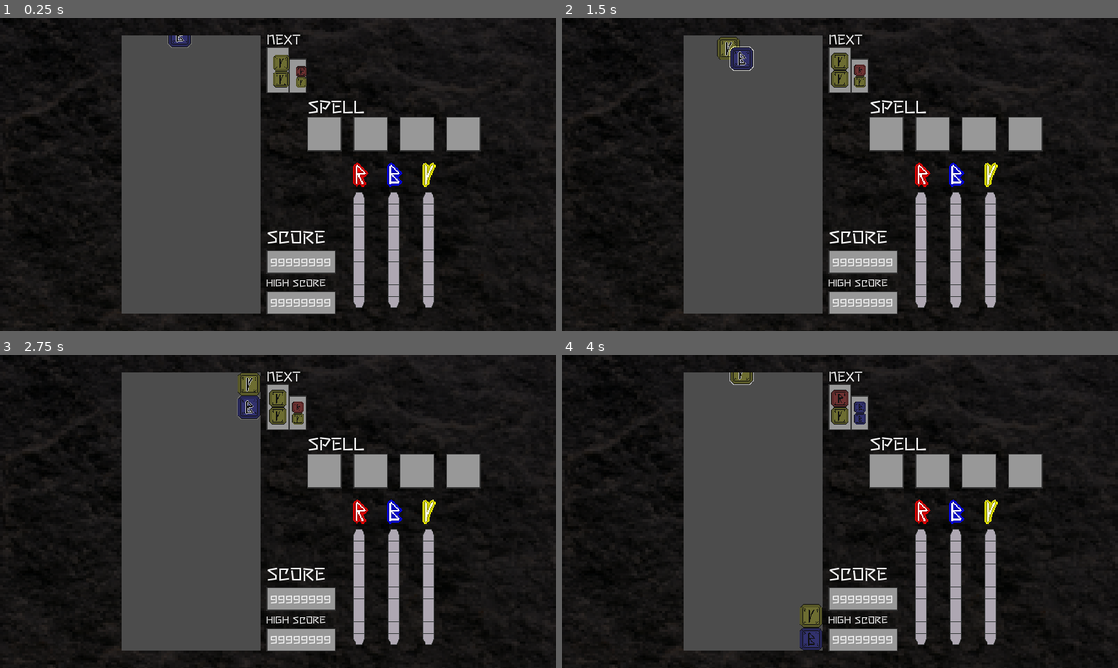
Above: before the commit, frames 1-4 (two rows, left to right).
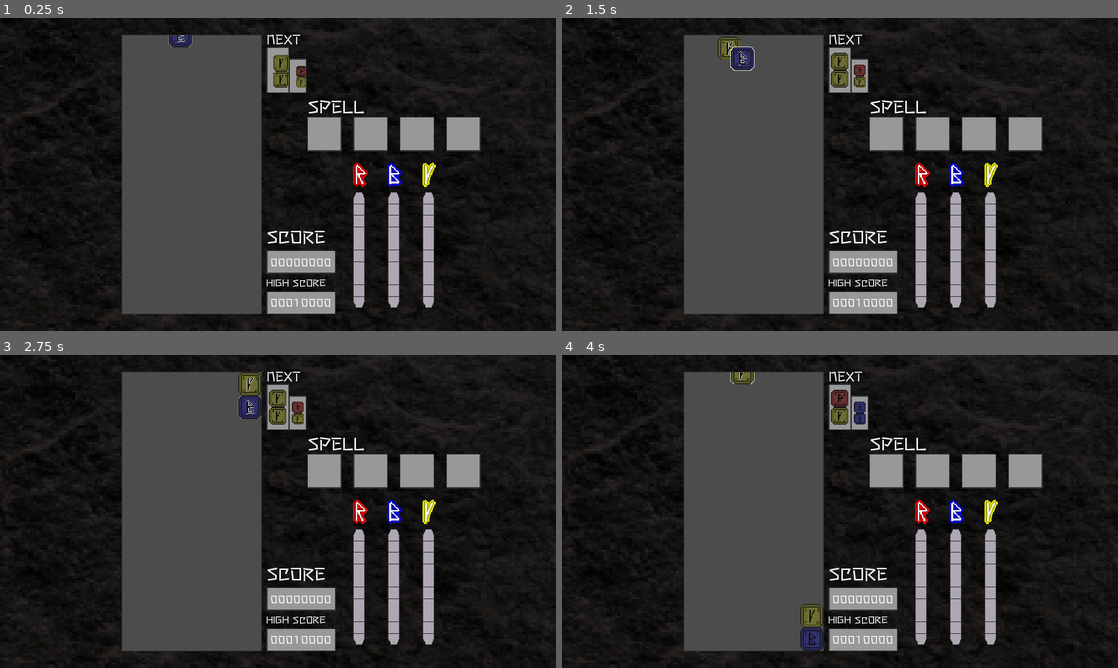
Above: after the commit, the same moments.

Repository: dreamblader/rune_ruckus
Game: Godot game, scene res://game_scene.tscn
Two runs of this game, one before a commit and one after it. Both use one fixed random seed, a clock stepped at 60 frames per second and the inputs below.
Inputs:
- Up to frame 1 (0.25 s): no input
- Up to frame 2 (1.5 s): tap Enter (ui_accept) at 0.5, 0.77 s; hold Right (ui_right) 0.53-1.28 s; hold S (drop) 0.53-1.28 s; hold Down (ui_down) from 1.28 s (still down); tap A (rotate_l) at 1.35 s
- Up to frame 3 (2.75 s): tap Enter (ui_accept) at 1.52, 2 s; release Down (ui_down) at 2.03 s; hold Right (ui_right) from 2.03 s (still down); hold D (rotate_r) from 2.03 s (still down)
- Up to frame 4 (4 s): release D (rotate_r) at 2.78 s; tap S (drop) at 2.85 s; tap Enter (ui_accept) at 3.02, 3.77 s; release Right (ui_right) at 3.53 s; hold Left (ui_left) from 3.53 s (still down); hold A (rotate_l) from 3.53 s (still down)

The runs differ from the first frame. In frame 1, 0.6% of the frame differs, in the area x 21-60%, y 5-95%; in frame 2, 0.8%; in frame 3, 0.8%; in frame 4, 0.8%.

Commit message:
added lock sprites score is now showing temp and computing

Diff:
--- a/game_scene.tscn
+++ b/game_scene.tscn
@@ -10,6 +10,14 @@
 background_mode = 4
 glow_enabled = true
 glow_hdr_threshold = 1.5
+
+[sub_resource type="StyleBoxFlat" id=2]
+bg_color = Color( 0, 0, 0, 0 )
+border_width_left = 3
+border_width_top = 3
+border_width_right = 3
+border_width_bottom = 3
+border_color = Color( 0.2, 0.2, 0.2, 1 )
 
 [node name="Game" type="Control"]
 pause_mode = 2
@@ -52,23 +60,25 @@
 margin_right = 480.0
 margin_bottom = 1080.0
 
-[node name="ViewportContainer" type="ViewportContainer" parent="Content/MidContainer/Control"]
-anchor_left = 0.5
-anchor_top = 0.5
-anchor_right = 0.5
-anchor_bottom = 0.5
-margin_left = -240.0
-margin_top = -480.0
-margin_right = 240.0
-margin_bottom = 480.0
+[node name="ViewPortBorder" type="PanelContainer" parent="Content/MidContainer/Control"]
+margin_top = 57.0
+margin_right = 486.0
+margin_bottom = 1023.0
+custom_styles/panel = SubResource( 2 )
+
+[node name="ViewportContainer" type="ViewportContainer" parent="Content/MidContainer/Control/ViewPortBorder"]
+margin_left = 3.0
+margin_top = 3.0
+margin_right = 483.0
+margin_bottom = 963.0
 rect_min_size = Vector2( 480, 960 )
 
-[node name="Viewport" type="Viewport" parent="Content/MidContainer/Control/ViewportContainer"]
+[node name="Viewport" type="Viewport" parent="Content/MidContainer/Control/ViewPortBorder/ViewportContainer"]
 size = Vector2( 480, 960 )
 handle_input_locally = false
 render_target_update_mode = 3
 
-[node name="Board" parent="Content/MidContainer/Control/ViewportContainer/Viewport" instance=ExtResource( 1 )]
+[node name="Board" parent="Content/MidContainer/Control/ViewPortBorder/ViewportContainer/Viewport" instance=ExtResource( 1 )]
 
 [node name="RightContainer" type="MarginContainer" parent="Content"]
 margin_left = 900.0
@@ -82,7 +92,8 @@
 
 [node name="DataContent" parent="Content/RightContainer" instance=ExtResource( 2 )]
 
-[connection signal="emit_chain" from="Content/MidContainer/Control/ViewportContainer/Viewport/Board" to="." method="_on_Board_emit_chain"]
-[connection signal="emit_orb" from="Content/MidContainer/Control/ViewportContainer/Viewport/Board" to="." method="_on_Board_emit_orb"]
-[connection signal="emit_preview_runes" from="Content/MidContainer/Control/ViewportContainer/Viewport/Board" to="." method="_on_Board_emit_preview_runes"]
-[connection signal="emit_score" from="Content/MidContainer/Control/ViewportContainer/Viewport/Board" to="." method="_on_Board_emit_score"]
+[connection signal="emit_chain" from="Content/MidContainer/Control/ViewPortBorder/ViewportContainer/Viewport/Board" to="." method="_on_Board_emit_chain"]
+[connection signal="emit_orb" from="Content/MidContainer/Control/ViewPortBorder/ViewportContainer/Viewport/Board" to="." method="_on_Board_emit_orb"]
+[connection signal="emit_preview_runes" from="Content/MidContainer/Control/ViewPortBorder/ViewportContainer/Viewport/Board" to="." method="_on_Board_emit_preview_runes"]
+[connection signal="emit_score" from="Content/MidContainer/Control/ViewPortBorder/ViewportContainer/Viewport/Board" to="." method="_on_Board_emit_score"]
+[connection signal="submit_score" from="Content/MidContainer/Control/ViewPortBorder/ViewportContainer/Viewport/Board" to="." method="_on_Board_submit_score"]
--- a/game_script.gd
+++ b/game_script.gd
@@ -3,26 +3,40 @@
 export (PackedScene) var orb_scene
 
 onready var data = $Content/RightContainer/DataContent
-onready var board = $Content/MidContainer/Control/ViewportContainer/Viewport/Board
+onready var board = $Content/MidContainer/Control/ViewPortBorder/ViewportContainer/Viewport/Board
 onready var left_panel = $Content/LeftPadding
 
-var orb_travel_time:float = 0.5
+var orb_travel_time:float = 0.65
+var multiplier: int = 1
+var explode_point: int = 50
+var gravity_point: int = 1 #per 40 pixels traveled
+
+var current_rune_score = 0
+var current_rune_chain = 1
 
 var score:int = 0
 var high_score:int = 10000
 
 # Called when the node enters the scene tree for the first time.
 func _ready() -> void:
-	#TODO GET HIGHSCORE DATA SET SCORE TO 0
-	pass # Replace with function body.
+	score = 0
+	update_score()
+	update_high_score()
 
 
-func get_color_position(to_color: int) -> Vector2:
-	match to_color:
-		Rune.COLOR.RED:
-			return Vector2()
-		_:
-			return Vector2()
+func update_score() -> void:
+	data.set_score(str("%08d" % score))
+	if score > high_score:
+		high_score = score
+		update_high_score()
+
+
+func update_high_score() -> void:
+	data.set_highscore(str("%08d" % high_score))
+
+
+func set_score_temp() -> void:
+	data.set_score(str(current_rune_chain)+" x "+str(current_rune_score))
 
 
 func _on_Board_emit_orb(at_position, to_color) -> void:
@@ -46,11 +60,13 @@
 
 
 func _on_Board_emit_score(value) -> void:
-	pass # Replace with function body.
+	current_rune_score += value * explode_point
+	set_score_temp()
 
 
 func _on_Board_emit_chain(value) -> void:
-	pass # Replace with function body.
+	current_rune_chain = max(1, value)
+	set_score_temp()
 
 
 func _on_Board_emit_preview_runes(preview_runes:Array) -> void:
@@ -58,3 +74,10 @@
 		yield($Content/RightContainer/DataContent, "ready")
 		data = $Content/RightContainer/DataContent
 	data.set_preview(preview_runes)
+
+
+func _on_Board_submit_score() -> void:
+	score += current_rune_chain*current_rune_score
+	current_rune_score = 0
+	current_rune_chain = 0
+	update_score()
--- a/main/board_script.gd
+++ b/main/board_script.gd
@@ -7,6 +7,8 @@
 var GAME_SIZE:Vector2 = Vector2(6.0, 12.0)
 var TICK_MOVE: float = GRID_SIZE.y/2
 var FADE_TIME: float = 0.35
+var COLOR_MULT: int = 6 #increase +1 per extra color (starts at 2 colors)
+var CHAIN_MULT: int = 4
 
 var pause: bool = false
 var on_wait: bool = false
@@ -25,6 +27,7 @@
 signal emit_preview_runes(preview_runes)
 signal emit_score(value)
 signal emit_chain(value)
+signal submit_score()
 
 
 func _input(event: InputEvent) -> void:
@@ -34,7 +37,6 @@
 
 
 func _ready():
-	yield(self, "ready")
 	start()
 
 
@@ -66,30 +68,26 @@
 		check_runes(runes)
 		wait_runes_explode(runes)
 		if continue_chain:
+			emit_signal("emit_chain", chain_count_start+get_color_chain_score())
 			yield(get_tree().create_timer(FADE_TIME+extra_padding_time, false), "timeout")
-			solve(chain_count_start+1)
+			solve(chain_count_start+CHAIN_MULT)
 			return
 	spawn_player()
-	emit_signal("emit_chain", chain_count_start+get_color_chain_score())
 	color_chain.clear()
+	emit_signal("submit_score")
 
 
 func wait_runes_touch_the_ground(runes) -> void:
-	var start_time = OS.get_system_time_msecs()
 	for rune in runes:
 		if rune != null && rune.is_floating:
 			yield(rune, "touch_the_ground")
 	yield(get_tree(), "idle_frame")
-	prints("TIME TO WAIT: ", OS.get_system_time_msecs()-start_time)
 
 
 func check_runes(runes) -> void:
-	var start_time = OS.get_system_time_msecs()
 	for rune in runes:
 		if rune != null:
 			rune.init_chain_check()
-
-	prints("TIME TO CHECK: ", OS.get_system_time_msecs()-start_time)
 
 
 func wait_runes_explode(runes) -> void:
@@ -98,13 +96,16 @@
 		if rune != null:
 			rune.explode()
 			if rune.tween != null:
+				if !color_chain.has(rune.color):
+					color_chain.append(rune.color)
+				emit_signal("emit_score", 1)
 				continue_chain = true
 
 
 func _on_Player_place_runes(insta_position, pivot_rune, side_rune) -> void:
 	put_new_rune(insta_position + pivot_rune.position, pivot_rune)
 	put_new_rune(insta_position + side_rune.position, side_rune)
-	solve(1)
+	solve(0)
 
 
 func put_new_rune(rune_position, old_rune) -> void:
@@ -119,12 +120,14 @@
 
 
 func get_color_chain_score() -> int:
-	if !color_chain.empty():
-		return (color_chain.size()-1)*2
+	if color_chain.size() > 1:
+		var chain_power = 0
+		for i in range(color_chain.size()-1):
+			chain_power +=  COLOR_MULT+i
+		return chain_power
 	else:
 		return 0
 
 
 func _on_Rune_explode(explode_position, explode_color) -> void:
-	emit_signal("emit_score", 1)
 	emit_signal("emit_orb", explode_position, explode_color)
--- a/project.godot
+++ b/project.godot
@@ -28,7 +28,7 @@
 
 config/name="Rune Ruckus"
 run/main_scene="res://game_scene.tscn"
-config/icon="res://rune_icon.png"
+config/icon="res://game_icon.png"
 
 [display]
 
--- a/ui/data_script.gd
+++ b/ui/data_script.gd
@@ -6,9 +6,8 @@
 onready var blue_progress = $BarContainer/BlueProgress
 onready var yellow_progress = $BarContainer/YellowProgress
 
-
-func _ready() -> void:
-	pass
+onready var score = $ScoreContainer/Score
+onready var highscore = $ScoreContainer/HighScore
 
 
 func color_up(value:int, color_index:int) -> void:
@@ -38,3 +37,11 @@
 
 func set_preview(next_preview_runes_color:Array) -> void:
 	preview_runes.set_preview(next_preview_runes_color)
+
+
+func set_score(value:String) -> void:
+	score.set_text(value)
+
+
+func set_highscore(value:String) -> void:
+	highscore.set_text(value)
--- a/ui/score_label/score_label_scene.tscn
+++ b/ui/score_label/score_label_scene.tscn
@@ -1,13 +1,15 @@
-[gd_scene load_steps=3 format=2]
+[gd_scene load_steps=4 format=2]
 
 [ext_resource path="res://font/game_font.tres" type="DynamicFont" id=1]
 [ext_resource path="res://ui/margin_block_box.tres" type="StyleBox" id=2]
+[ext_resource path="res://ui/score_label/score_label_script.gd" type="Script" id=3]
 
 [node name="Score" type="Panel"]
 margin_right = 240.0
 margin_bottom = 80.0
 rect_min_size = Vector2( 240, 80 )
 custom_styles/panel = ExtResource( 2 )
+script = ExtResource( 3 )
 
 [node name="MarginContainer" type="MarginContainer" parent="."]
 anchor_right = 1.0
--- /dev/null
+++ b/ui/score_label/score_label_script.gd
@@ -0,0 +1,6 @@
+extends Panel
+
+onready var label = $MarginContainer/Label
+
+func set_text(value:String) -> void:
+	label.text = value
Binary file added: game_icon.png
Not shown, changed: game_icon.png.import
Not shown: 1 places in game_scene.tscn that only renumber resources
Binary file added: lock.ase
Binary file added: lock.png
Binary file removed: rune_icon.png
